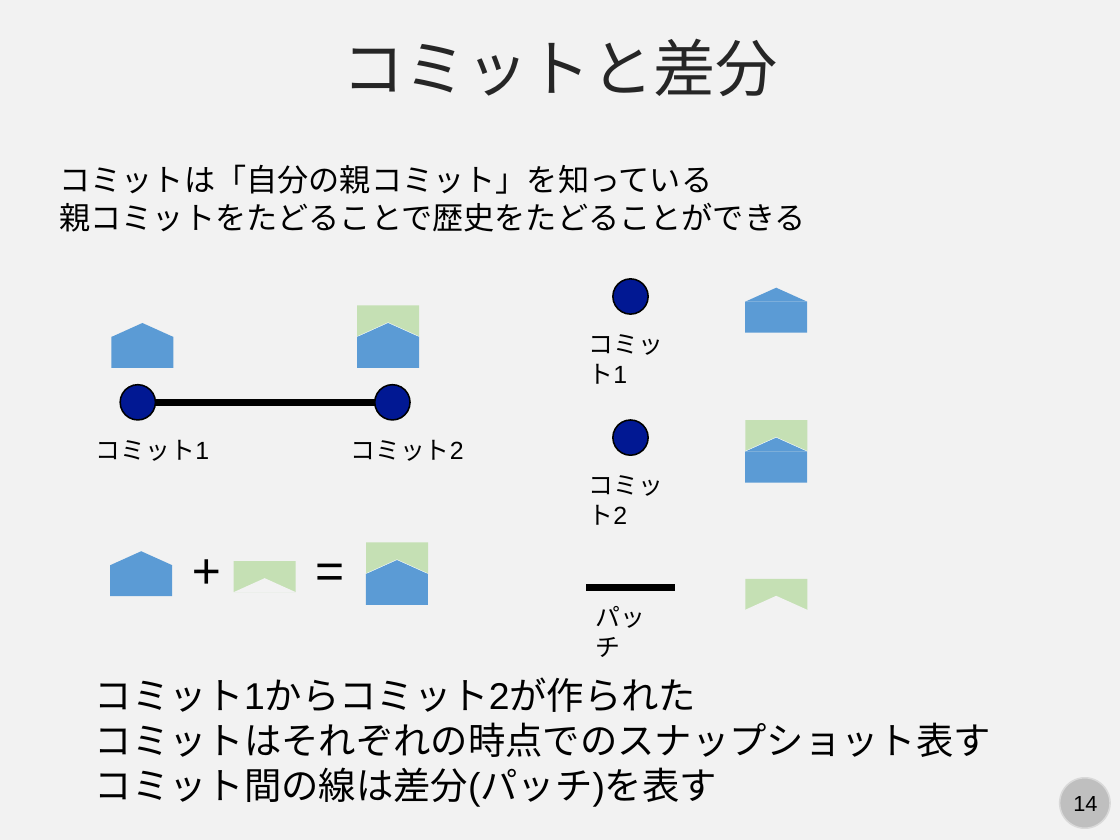
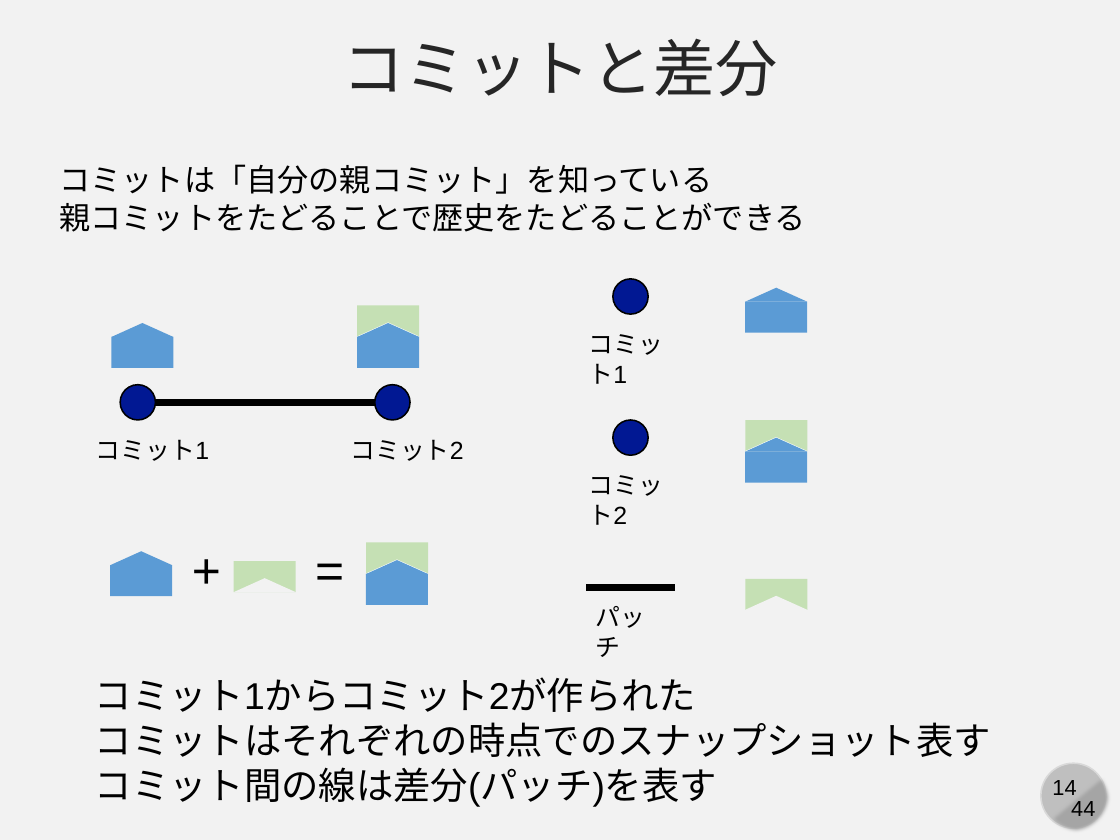
Before and after one commit to kaityo256/github, a slide deck: slide 14 of branch/fig/slide.pptx. Drawn at 1120x840 pixels with LibreOffice and Linux fonts; fonts in the diff are those of the drawing. Boxes give left, top, right and bottom in pixels: in the first picture for what was removed or moved away, otherwise in the second. Text is boxed around its words. In the diff, an @@ line names an element or a change of style, - is before the commit and + after.

```diff
--- a/branch/fig/slide.pptx
+++ b/branch/fig/slide.pptx
@@ page number: place and size @@
-page number at <box>1073,796,1097,811</box>
+page number at <box>1052,780,1076,795</box>
@@ ellipse: place and size @@
-ellipse at <box>1060,778,1110,829</box>
+ellipse at <box>1040,763,1105,828</box>
@@ chord (boxed as its full ellipse) added at <box>1041,762,1112,834</box>, fill #A6A6A6 @@
@@ text added at <box>1071,801,1095,816</box>, 14 pt, text #000000 @@
+44
```
Also in this commit, not shown: 43 other slides changed, 9 other files.
